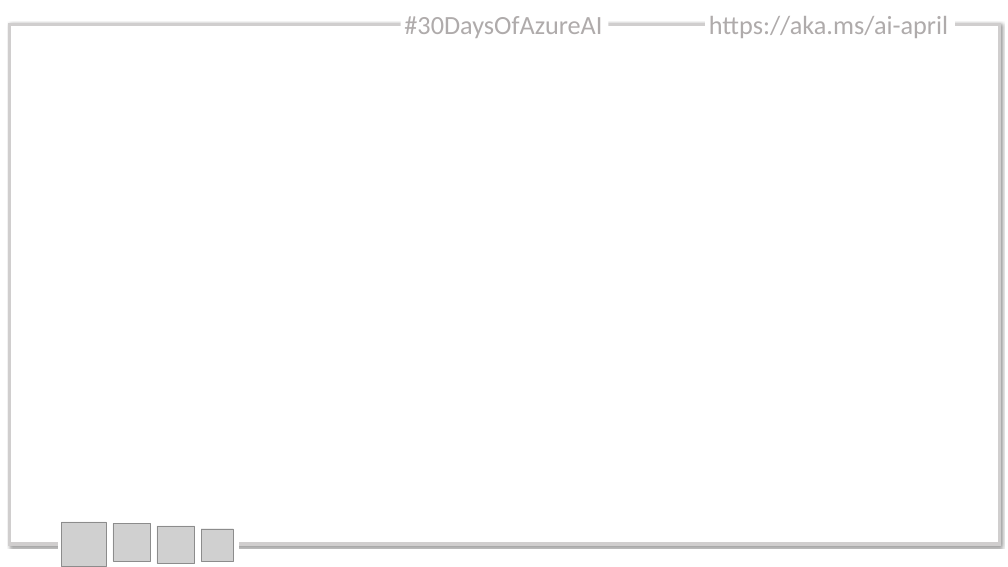
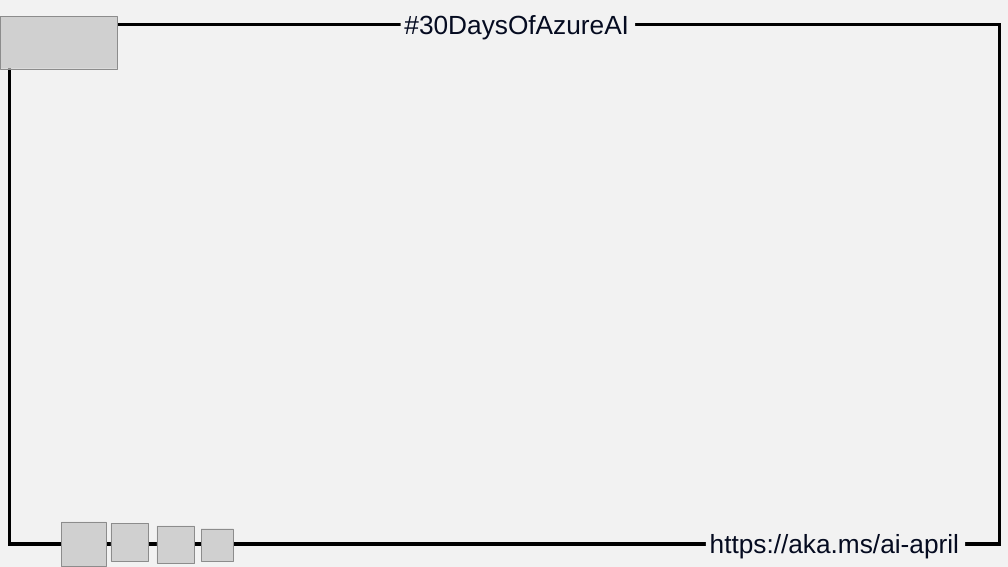
Before and after one commit to AzureAiDevs/30_days_blog_generator, a slide deck: slide 1 of assets/banner-1080p.pptx. Drawn at 1008x567 pixels with LibreOffice and Linux fonts; fonts in the diff are those of the drawing; grey boxes stand for pictures; background and template pictures are left out. Boxes give left, top, right and bottom in pixels: in the first picture for what was removed or moved away, otherwise in the second. Text is boxed around its words. In the diff, an @@ line names an element or a change of style, - is before the commit and + after.

```diff
--- a/assets/banner-1080p.pptx
+++ b/assets/banner-1080p.pptx
@@ background picture (left out) to #F2F2F2 @@
@@ picture added at <box>0,16,117,69</box> @@
@@ rectangle at <box>10,25,1000,544</box>: fill #FFFFFF to none; outline #D0CECE 6 pt to #000000 6 pt; shadow off @@
@@ text "#30DaysOfAzureAI" at <box>404,15,629,40</box>: font Calibri to Arial, text colour #AFABAB to #050B20 @@
@@ rectangle removed at <box>58,523,239,564</box> @@
@@ text "https://aka.ms/ai-april" at <box>710,534,959,559</box>: font Calibri to Arial, text colour #AFABAB to #050B20 @@
@@ text "https://aka.ms/ai-april": place and size @@
-text "https://aka.ms/ai-april" at <box>709,16,948,38</box>
+text "https://aka.ms/ai-april" at <box>710,534,959,559</box>
```
Also in this commit, not shown: 1 other slide changed, 8 other files.
